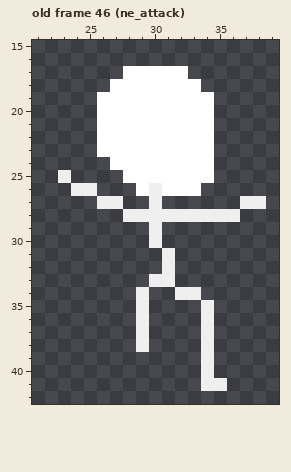
Two states of a pixel-art file, Assets/Sprites/Enemy/Skeleton.aseprite. Above: the version before the commit.
64x64 pixels, 50 frames. Colours within 5 levels of each other are drawn and written as one. Shown: old frame 46 (ne_attack): x 21..39, y 15..42. The commit also changed other frames, which this record leaves out.
And afterwards:
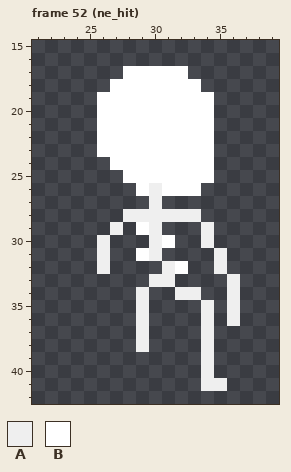
Palette (. is transparent): A #efefef  B #ffffff
A new or re-ordered frame is compared with the old frame closest to it.
From the commit log: get Hit bruv
The exact change:
frames 50 -> 52
Frame 52 (ne_hit) is new; against old frame 46 (ne_attack), layer "Body":
y 25: x 23 A -> .
y 26: x 24..25 AA -> ..
y 27: x 26..27 AA -> ..; x 37..38 AA -> ..
y 28: x 34..36 AAA -> ...
y 29: x 27 . -> A; x 29 . -> B; x 34 . -> A
y 30: x 26 . -> A; x 31 . -> B; x 34 . -> A
y 31: x 26 . -> A; x 29..31 ..A -> BA.; x 35 . -> A
y 32: x 26 . -> A; x 32 . -> B; x 35 . -> A
y 33..36: x 36 . -> A
Pixel boxes of the changes (left, top, right, bottom) in both pictures:
changed: (58, 170, 266, 326)
